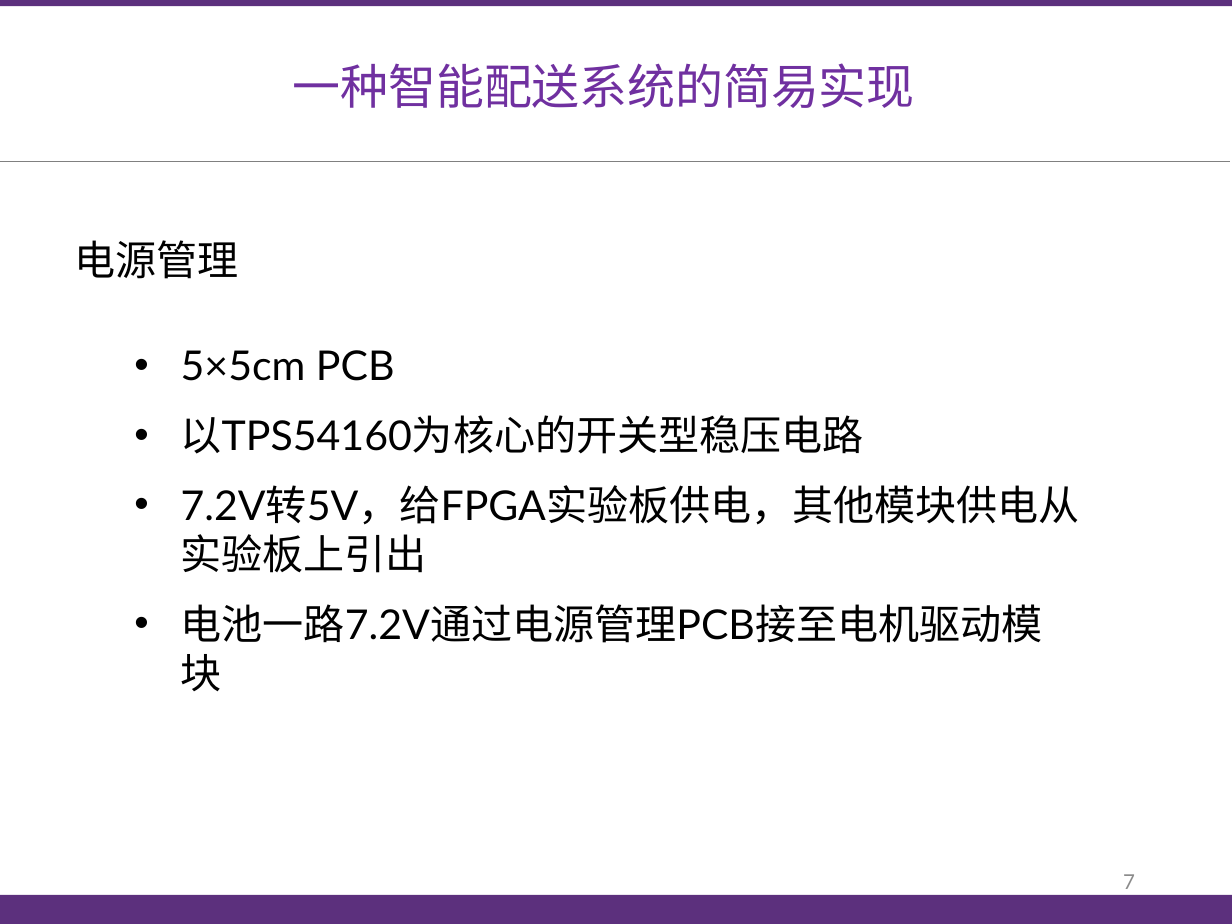
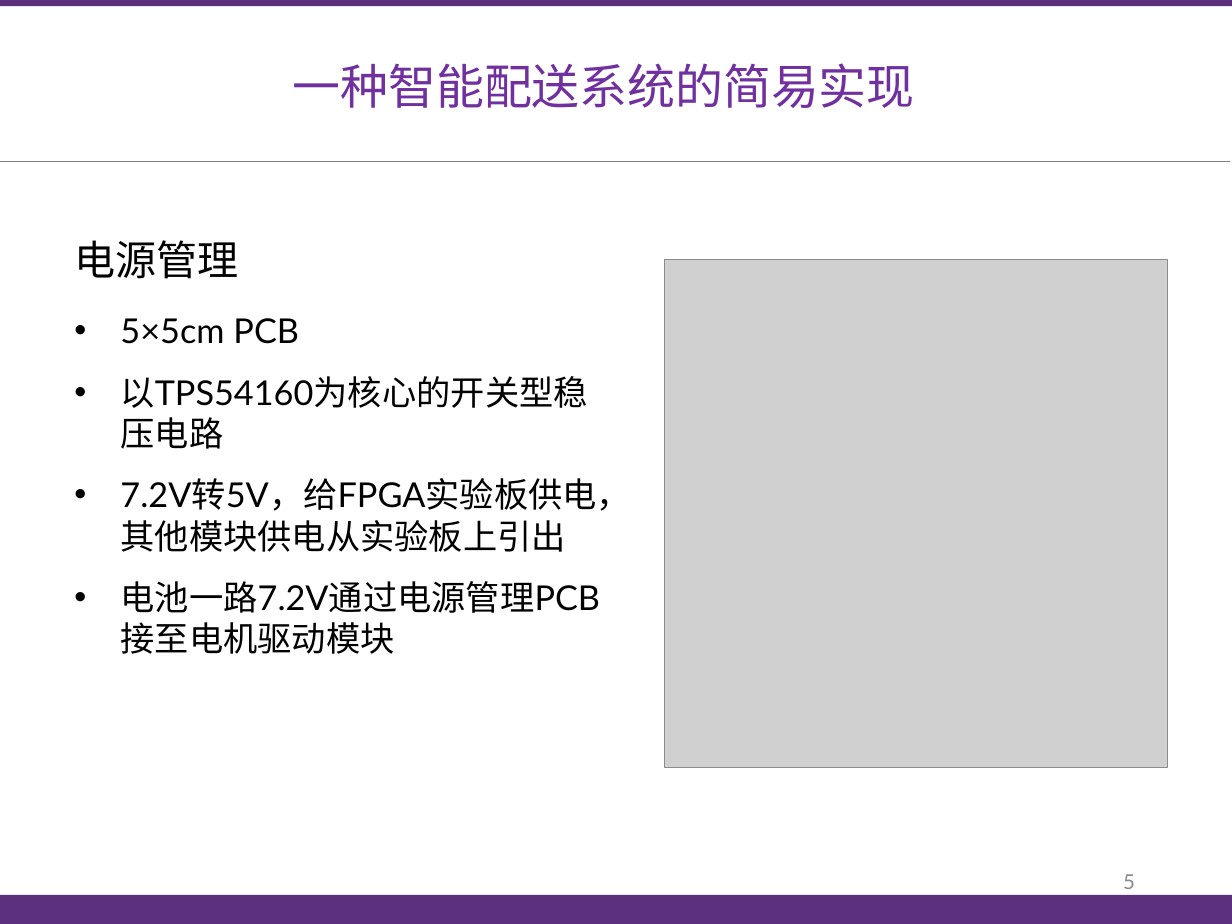
Before and after one commit to jameswhqi/summer-electronics, a slide deck: slide 5 of final_report/答辩_祁文浩_康梓峰.pptx (slide 6 before the commit). Drawn at 1232x924 pixels with LibreOffice and Linux fonts; fonts in the diff are those of the drawing; grey boxes stand for pictures. Boxes give left, top, right and bottom in pixels: in the first picture for what was removed or moved away, otherwise in the second. Text is boxed around its words. In the diff, an @@ line names an element or a change of style, - is before the commit and + after.

```diff
--- a/final_report/答辩_祁文浩_康梓峰.pptx
+++ b/final_report/答辩_祁文浩_康梓峰.pptx
@@ picture added at [664, 259, 1167, 768] @@
@@ text "5×5cm PCB": place and size @@
-text "5×5cm PCB" at [181, 350, 1080, 643]
+text "5×5cm PCB" at [120, 318, 631, 613]
@@ text "5×5cm PCB" at [120, 318, 631, 613]: size 24 to 20 pt @@
@@ text at [1123, 874, 1135, 889]: text changed @@
-7
+5
```
Also in this commit, not shown: 13 other slides changed, 1 slide added, 1 slide removed, 2 other files.
